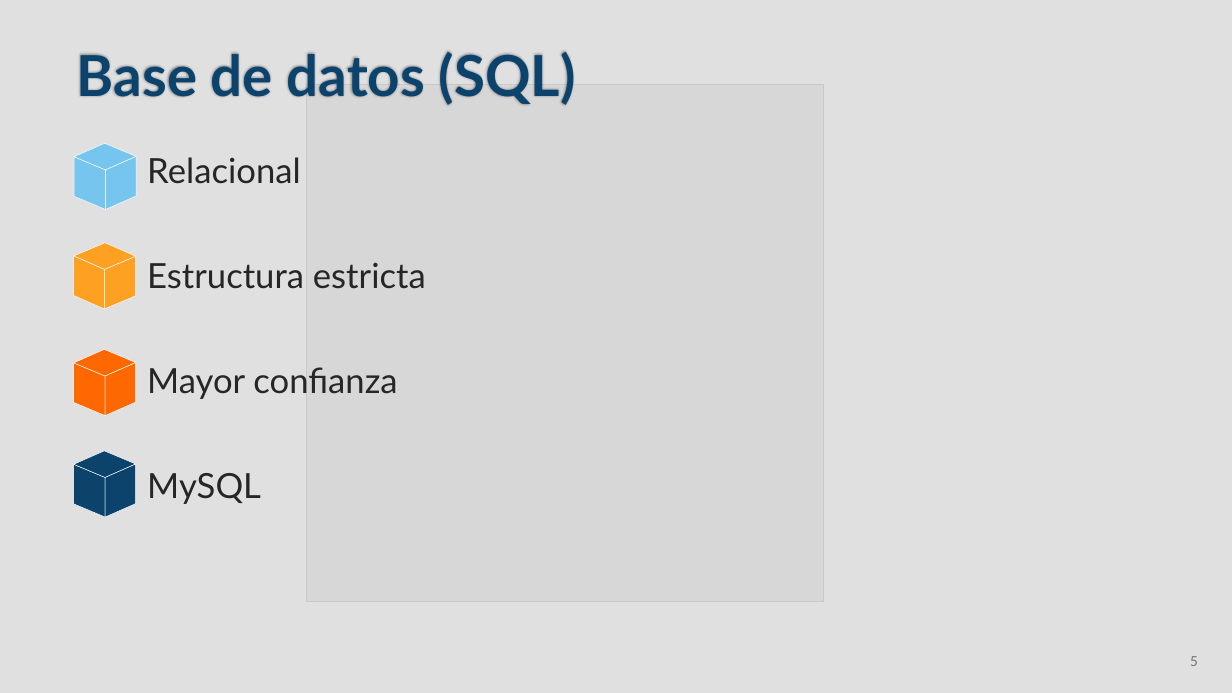
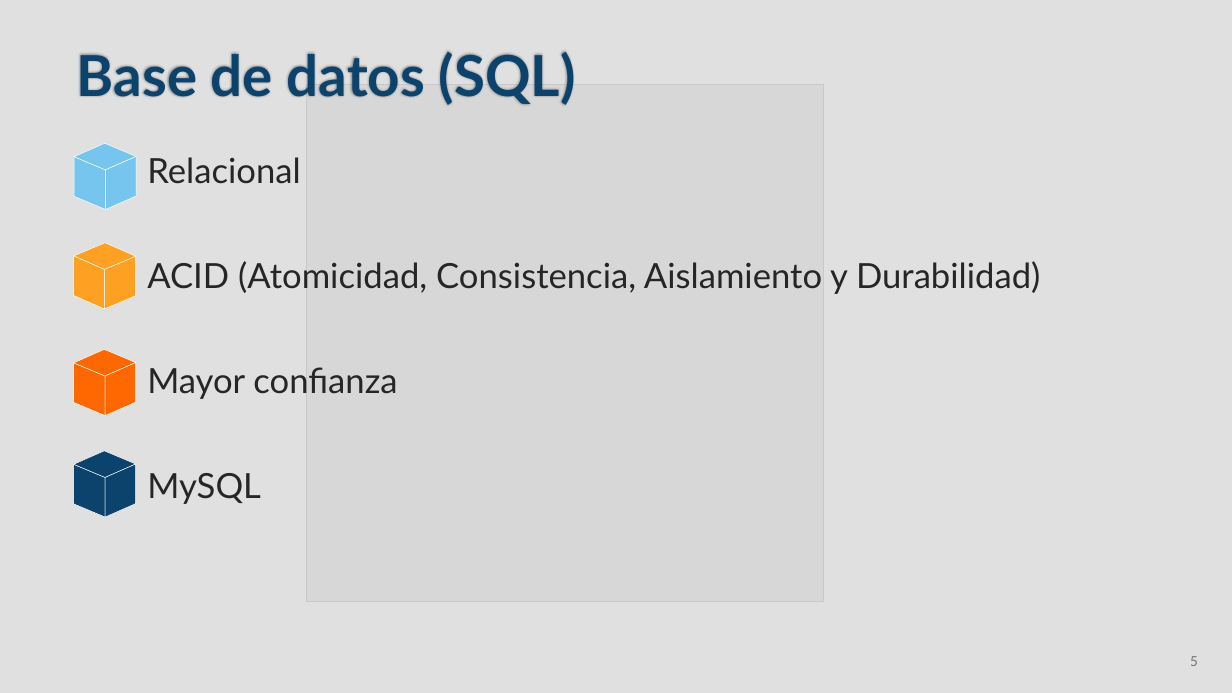
Before and after one commit to DavidBuenoCarmona/TFGinfo, a slide deck: slide 5 of Presentación/TFGinfo.pptx. Drawn at 1232x693 pixels with LibreOffice and Linux fonts; fonts in the diff are those of the drawing; grey boxes stand for pictures. Boxes give left, top, right and bottom in pixels: in the first picture for what was removed or moved away, otherwise in the second. Text is boxed around its words. In the diff, an @@ line names an element or a change of style, - is before the commit and + after.

```diff
--- a/Presentación/TFGinfo.pptx
+++ b/Presentación/TFGinfo.pptx
@@ free "Relacional": place and size @@
-free "Relacional" at [147,148,486,534]
+free "Relacional" at [147,148,1068,534]
@@ text in free at [147,261,1040,294]: text changed @@
-Estructura estricta
+ACID (Atomicidad, Consistencia, Aislamiento y Durabilidad)
```
Also in this commit, not shown: 2 other slides changed, 4 slides added.
